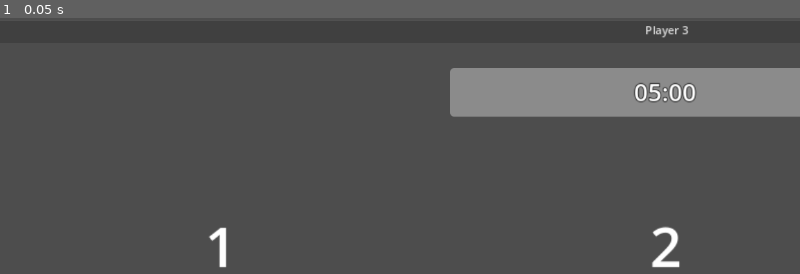
Above: before the commit, frame 1.
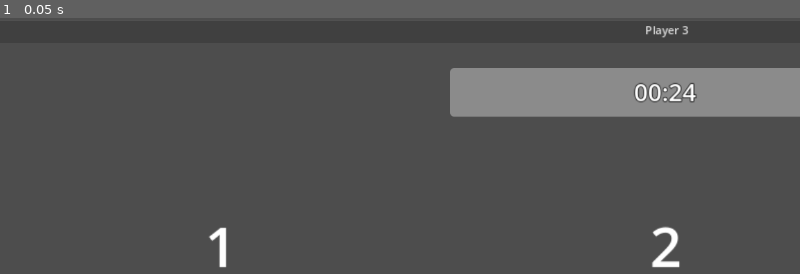
Above: after the commit, the same moment.

Repository: AsperTheDog/Shapzles
Game: Godot game, scene res://Scenes/Main.tscn
The game is run twice, just before and just after one commit, with the same random seed, the same clock (stepped at 60 frames per second) and the same inputs.
Inputs:
- Up to frame 1 (0.05 s): no input

The runs differ from the first frame. In frame 1, 0.2% of the frame differs, in the area x 81-88%, y 25-34%.

Commit message:
Progress can be edited + fixed notification when running out of health

Diff:
--- a/GDProject/Scenes/Main.tscn
+++ b/GDProject/Scenes/Main.tscn
@@ -1,8 +1,8 @@
 [gd_scene load_steps=8 format=3 uid="uid://vvs7yyuia6n8"]
 
 [ext_resource type="Script" path="res://Scripts/Main.gd" id="1_6gg47"]
-[ext_resource type="PackedScene" uid="uid://ct8tdw87yo47l" path="res://P1.tscn" id="1_lnst7"]
-[ext_resource type="PackedScene" uid="uid://mrd0eiiwbamr" path="res://P2and3.tscn" id="2_ecb25"]
+[ext_resource type="PackedScene" uid="uid://ct8tdw87yo47l" path="res://Scenes/P1.tscn" id="1_lnst7"]
+[ext_resource type="PackedScene" uid="uid://mrd0eiiwbamr" path="res://Scenes/P2and3.tscn" id="2_ecb25"]
 
 [sub_resource type="Gradient" id="Gradient_wq0g2"]
 offsets = PackedFloat32Array(0, 0.5, 1)
--- a/GDProject/Scripts/GameManager.gd
+++ b/GDProject/Scripts/GameManager.gd
@@ -1,6 +1,6 @@
 extends Node
 
-signal levelWon
+signal gameWon
 
 signal puzzleChanged
 signal timeEnded
@@ -15,15 +15,20 @@
 }
 
 var maxSymbols: int = 6
+
 var letters: Array[String] = ['A', 'B', 'C', 'D', 'E', 'F', 'G', 'H', 'I']
 var numbers: Array[String] = ['1', '2', '3', '4', '5', '6', '7', '8', '9']
 
 var maxHealth: int = 3
 var currentHealth: int = maxHealth
-var countdownSeconds: int = 5 * 60
+var countdownSeconds: int = 0.4 * 60
 @onready var remainingSeconds: float = float(countdownSeconds)
 
-var symbolData: Dictionary = preload("res://Symbols/symbolTable.json").data
+var gameData: Dictionary = preload("res://Symbols/symbolTable.json").data
+var symbolData: Dictionary = gameData['puzzles']
+var progressData: Array[int] = []
+var progress: int = 0
+var puzzlesDone: Dictionary = {}
 @onready var solutionPosition: Array[int]
 
 var currentPuzzle: int
@@ -32,16 +37,19 @@
 		currentLevel = value
 		isGameRunning = false
 		if not currentLevel in symbolData:
-			levelWon.emit()
-			gameWon = true
+			gameWon.emit()
+			isGameWon = true
 		elif symbolData[currentLevel].size() != 0:
-			currentPuzzle = randi_range(0, symbolData[currentLevel].size() - 1)
+			while currentPuzzle in puzzlesDone[currentLevel]:
+				currentPuzzle = randi_range(0, symbolData[currentLevel].size() - 1)
+			puzzlesDone[currentLevel].append(currentPuzzle)
+			print(puzzlesDone)
 			maxSymbols = symbolData[currentLevel][currentPuzzle]['P2'].size()
 			solutionPosition = getDefaultSolution()
 			puzzleChanged.emit()
 			Logger.addPuzzle(symbolData[currentLevel][currentPuzzle]['index'], currentLevel)
 
-var gameWon: bool = false
+var isGameWon: bool = false
 
 
 var isGameRunning: bool = false:
@@ -51,10 +59,12 @@
 
 
 func _ready():
+	progressData.assign(gameData['progress'])
 	for elem in symbolData.keys():
 		symbolData[int(elem)] = symbolData[elem]
 		symbolData.erase(elem)
-	currentLevel = 1
+		puzzlesDone[int(elem)] = []
+	currentLevel = progressData[progress]
 
 
 func _process(delta):
@@ -96,8 +106,13 @@
 
 
 func requestNextLevel():
-	var nextLevel = currentLevel + 1
-	currentLevel = nextLevel
+	progress += 1
+	if progress >= progressData.size():
+		isGameWon = true
+		gameWon.emit()
+		isGameRunning = false
+		return
+	currentLevel = progressData[progress]
 
 
 func wrongGuess():
@@ -126,9 +141,5 @@
 	return Game.countdownSeconds - Game.remainingSeconds
 
 
-func getLastLevel() -> int:
-	return int(symbolData.keys().back())
-
-
 func getScore() -> int:
-	return int(ceil((currentLevel - 1) / float(symbolData.size()) * 100))
+	return int(ceil(progress / float(progressData.size()) * 100))
--- a/GDProject/Scripts/P1.gd
+++ b/GDProject/Scripts/P1.gd
@@ -19,7 +19,7 @@
 	Game.timeEnded.connect(onGameLost)
 	Game.gameRunStateChanged.connect(onGameRunStateChanged)
 	Game.resetCalled.connect(reset)
-	Game.levelWon.connect(onGameWon)
+	Game.gameWon.connect(onGameWon)
 
 
 func _process(delta):
@@ -47,15 +47,20 @@
 		if isSolutionCorrect():
 			print("CORRECT")
 			Game.requestNextLevel()
-			if not Game.gameWon:
+			if not Game.isGameWon:
 				$NotificationLayer/NextNotif.show()
 				nextNotifShown = true
 		else:
 			print("YOU FUCKING DONKEY")
 			Game.wrongGuess()
 			showHearts()
-			$NotificationLayer/WrongNotif.show()
-			wrongNotifShown = true
+			if Game.currentHealth == 0:
+				var score: int = Game.getScore()
+				$NotificationLayer/LostNotif.changeText("You lost! Score: " + str(score))
+				$NotificationLayer/LostNotif.show()
+			else:
+				$NotificationLayer/WrongNotif.show()
+				wrongNotifShown = true
 
 
 func onDialChanged(label: RichTextLabel, player: Game.Player, dir: int) -> void:
--- a/GDProject/Symbols/symbolTable.json
+++ b/GDProject/Symbols/symbolTable.json
@@ -1,50 +1,53 @@
 {
-	"1": [
-		{
-			"P1": {
-				"SymbolFile": "PuzzleASolution.svg",
-				"P2SolutionIndex": 0,
-				"P3SolutionIndex": 0
-			},
-			"P2": ["PuzzleACircle.svg", "PuzzleATriangle.svg", "PuzzleASquare.svg"],
-			"P3": ["PuzzleATriangle.svg", "PuzzleATriangleFlipped.svg", "PuzzleASquare.svg"],
-			"index": "O1"
-		}
-	],
-	"2": [
-		{
-			"P1": {
-				"SymbolFile": "PuzzleASolution.svg",
-				"P2SolutionIndex": 0,
-				"P3SolutionIndex": 0
-			},
-			"P2": ["PuzzleACircle.svg", "PuzzleASquare.svg", "PuzzleBX.svg"],
-			"P3": ["PuzzleATriangle.svg", "PuzzleBRectangle.svg", "PuzzleBPlus.svg"],
-			"index": "O2"
-		}
-	],
-	"3": [
-		{
-			"P1": {
-				"SymbolFile": "PuzzleDSolution.svg",
-				"P2SolutionIndex": 0,
-				"P3SolutionIndex": 0
-			},
-			"P2": ["PuzzleACircle.svg", "PuzzleDSmallCircle.svg", "PuzzleDOval.svg"],
-			"P3": ["PuzzleDTopLeftTriangle.svg", "PuzzleATriangle.svg", "PuzzleDPointyTriangle.svg"],
-			"index": "O3"
-		}
-	],
-	"4": [
-		{
-			"P1": {
-				"SymbolFile": "PuzzleFSolution.svg",
-				"P2SolutionIndex": 0,
-				"P3SolutionIndex": 0
-			},
-			"P2": ["PuzzleASquare.svg", "PuzzleFBottom2Square.svg", "PuzzleFRightDiagonal.svg"],
-			"P3": ["PuzzleBPlus.svg", "PuzzleFLeft2Square.svg", "PuzzleFWideRectangle.svg"],
-			"index": "O4"
-		}
-	]
+	"progress": [1, 2, 3, 4],
+	"puzzles": {
+		"1": [
+			{
+				"P1": {
+					"SymbolFile": "PuzzleASolution.svg",
+					"P2SolutionIndex": 0,
+					"P3SolutionIndex": 0
+				},
+				"P2": ["PuzzleACircle.svg", "PuzzleATriangle.svg", "PuzzleASquare.svg"],
+				"P3": ["PuzzleATriangle.svg", "PuzzleATriangleFlipped.svg", "PuzzleASquare.svg"],
+				"index": "O1"
+			}
+		],
+		"2": [
+			{
+				"P1": {
+					"SymbolFile": "PuzzleASolution.svg",
+					"P2SolutionIndex": 0,
+					"P3SolutionIndex": 0
+				},
+				"P2": ["PuzzleACircle.svg", "PuzzleASquare.svg", "PuzzleBX.svg"],
+				"P3": ["PuzzleATriangle.svg", "PuzzleBRectangle.svg", "PuzzleBPlus.svg"],
+				"index": "O2"
+			}
+		],
+		"3": [
+			{
+				"P1": {
+					"SymbolFile": "PuzzleDSolution.svg",
+					"P2SolutionIndex": 0,
+					"P3SolutionIndex": 0
+				},
+				"P2": ["PuzzleACircle.svg", "PuzzleDSmallCircle.svg", "PuzzleDOval.svg"],
+				"P3": ["PuzzleDTopLeftTriangle.svg", "PuzzleATriangle.svg", "PuzzleDPointyTriangle.svg"],
+				"index": "O3"
+			}
+		],
+		"4": [
+			{
+				"P1": {
+					"SymbolFile": "PuzzleFSolution.svg",
+					"P2SolutionIndex": 0,
+					"P3SolutionIndex": 0
+				},
+				"P2": ["PuzzleASquare.svg", "PuzzleFBottom2Square.svg", "PuzzleFRightDiagonal.svg"],
+				"P3": ["PuzzleBPlus.svg", "PuzzleFLeft2Square.svg", "PuzzleFWideRectangle.svg"],
+				"index": "O4"
+			}
+		]
+	}
 }
